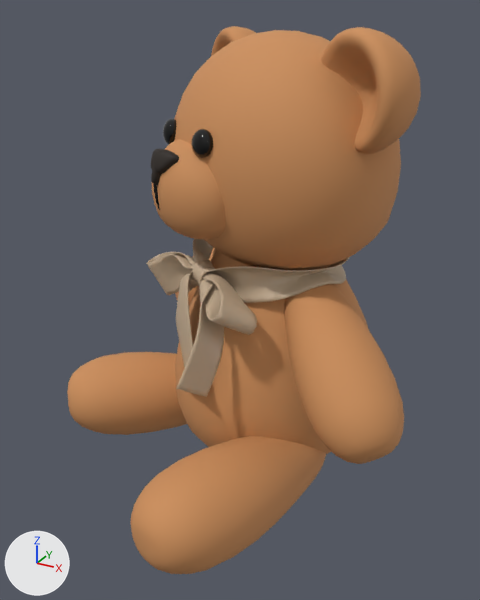
A saved change to the FBX model Assets/Models/Environment/Environment/KK_TeddyBear/source/KK_teddyBear.fbx.
Camera for both pictures: a camera (50 mm lens) standing at (9.87, -2.55, 3.59) and looking at (7.62, 1.54, 1.54). The axes (+X, +Y, +Z) are drawn at lower left. The lights are the same throughout. Where no turn or scale is listed for an object, it has been applied to the vertices. Vertices at the same position are counted once.

Script lines for the objects in view, before the commit:
```python
me_mesh = bpy.data.meshes.new('Mesh')
me_mesh.from_pydata(...)  # 6485 vertices, 6680 faces; spans x -1.75..1.39, y -1.8..1.1, z -1.9..1.64
# faces by material slot: [4608, 696, 1216, 160]
me_mesh.materials.append(mat_fabric_white)  # orange #cc8f5a
me_mesh.materials.append(mat_material_012)  # black #060606
me_mesh.materials.append(mat_nose_002)  # black #22180f
me_mesh.materials.append(mat_eyes)  # black #000000
me_mesh_001 = bpy.data.meshes.new('Mesh.001')
me_mesh_001.from_pydata(...)  # 4597 vertices, 8796 faces; spans x -0.74..0.83, y -0.87..0.98, z -0.84..0.27
me_mesh_001.materials.append(mat_front_427414)  # beige #c7af93
ob_bear_002 = bpy.data.objects.new('bear.002', me_mesh)
ob_bear_002.location = (7.629, 1.884, 1.838)
ob_bow_bear = bpy.data.objects.new('bow_bear', me_mesh_001)
ob_bow_bear.location = (7.481, 1.627, 1.652)
```
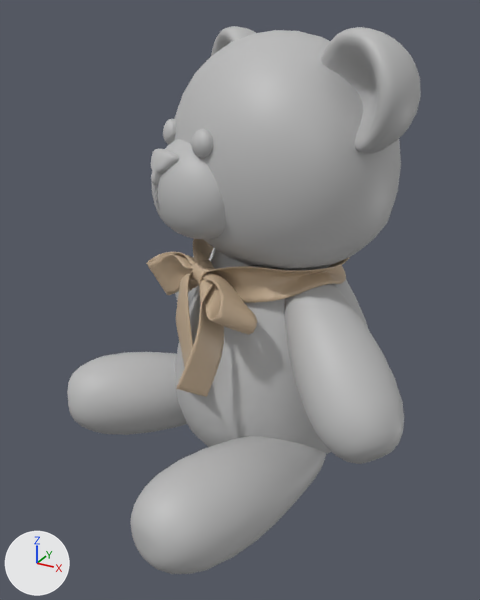
Where the newer file only moved an object's origin or applied its transform, the numbers keep the older frame.

The change, as a list of edits to the scene's bpy script:
```text
Add mat_lambert1:
    mat_lambert1 = principled_material('lambert1')
    mat_lambert1.base_color = (0.5, 0.5, 0.5)  # grey #bcbcbc
Change me_mesh:
    where me_mesh.from_pydata(...)  # 6485 vertices, 6680 faces; spans x -1.75..1.39, y -1.8..1.1, z -1.9..1.64
    used by ob_bear_002; location = (7.629, 1.884, 1.838)
    me_mesh part 1: all 4608 faces that had it switch from mat_fabric_white (orange #cc8f5a) to mat_lambert1 (grey #bcbcbc)
    me_mesh part 2: all 696 faces that had it switch from mat_material_012 (black #060606) to mat_lambert1 (grey #bcbcbc)
    me_mesh part 3: all 1216 faces that had it switch from mat_nose_002 (black #22180f) to mat_lambert1 (grey #bcbcbc)
    me_mesh part 4: all 160 faces that had it switch from mat_eyes (black #000000) to mat_lambert1 (grey #bcbcbc)
```

Location of each change, (x1, y1, x2, y2) in pixels of the pictures (480 x 600 px):
part 1 of me_mesh, recoloured (orange to grey): (67, 26, 421, 574) in both
part 2 of me_mesh, recoloured: (153, 184, 160, 210) in both
part 3 of me_mesh, recoloured (black to grey): (151, 149, 179, 185) in both
part 4 of me_mesh, recoloured (black to grey): (163, 119, 213, 158) in both
